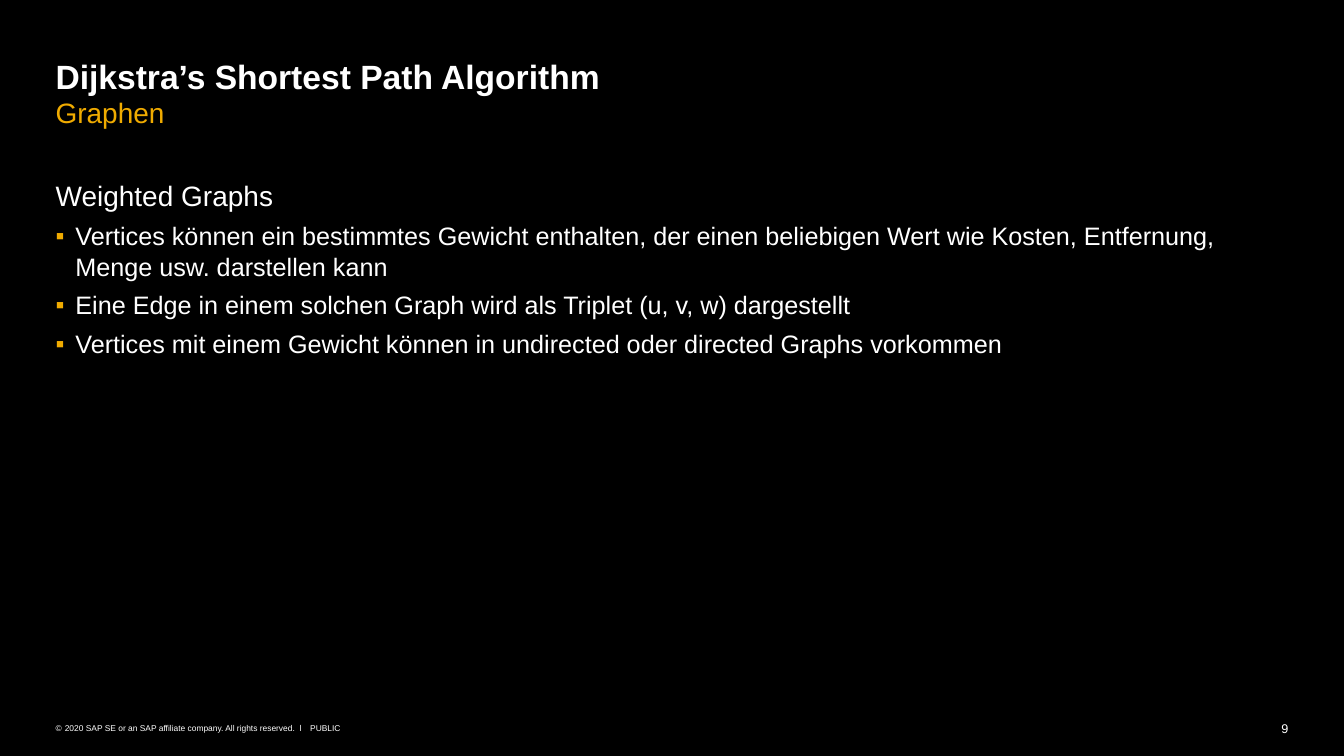
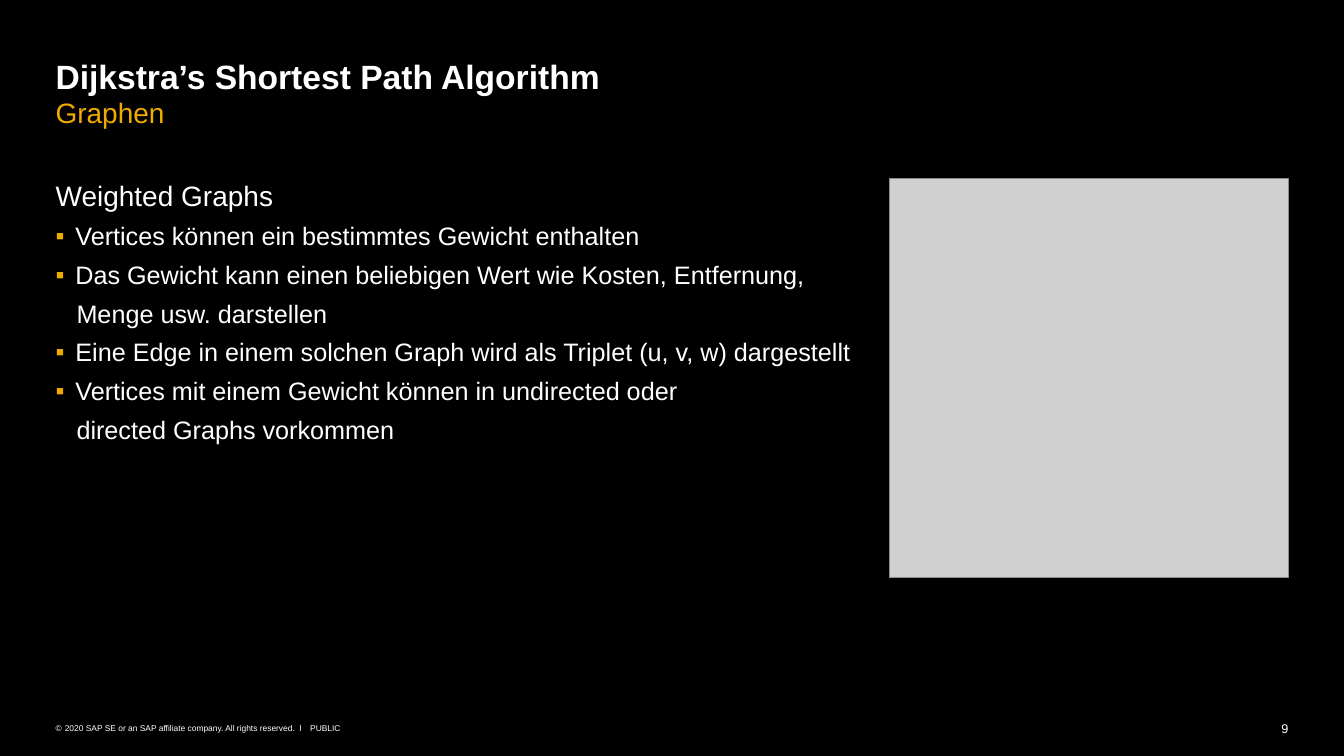
Before and after one commit to Andre-Gilbert/Dijkstra-Shortest-Path, a slide deck: slide 9 of docs/ALG_7_Graphen_Dijkstra.pptx. Drawn at 1344x756 pixels with LibreOffice and Linux fonts; fonts in the diff are those of the drawing; grey boxes stand for pictures. Boxes give left, top, right and bottom in pixels: in the first picture for what was removed or moved away, otherwise in the second. Text is boxed around its words. In the diff, an @@ line names an element or a change of style, - is before the commit and + after.

Commit message:
updated PPT

```diff
--- a/docs/ALG_7_Graphen_Dijkstra.pptx
+++ b/docs/ALG_7_Graphen_Dijkstra.pptx
@@ picture added at box(890, 178, 1289, 577) @@
@@ text at box(75, 226, 804, 328): text changed @@
-  ▪ Vertices können ein bestimmtes Gewicht enthalten, der einen beliebigen Wert wie Kosten, Entfernung, Menge usw. darstellen kann
+  ▪ Vertices können ein bestimmtes Gewicht enthalten
+  ▪ Das Gewicht kann einen beliebigen Wert wie Kosten, Entfernung,
+  Menge usw. darstellen
@@ text at box(75, 381, 677, 444): text changed @@
-  ▪ Vertices mit einem Gewicht können in undirected oder directed Graphs vorkommen
+  ▪ Vertices mit einem Gewicht können in undirected oder
+  directed Graphs vorkommen
```
Also in this commit, not shown: 4 other slides changed, 1 slide added.
